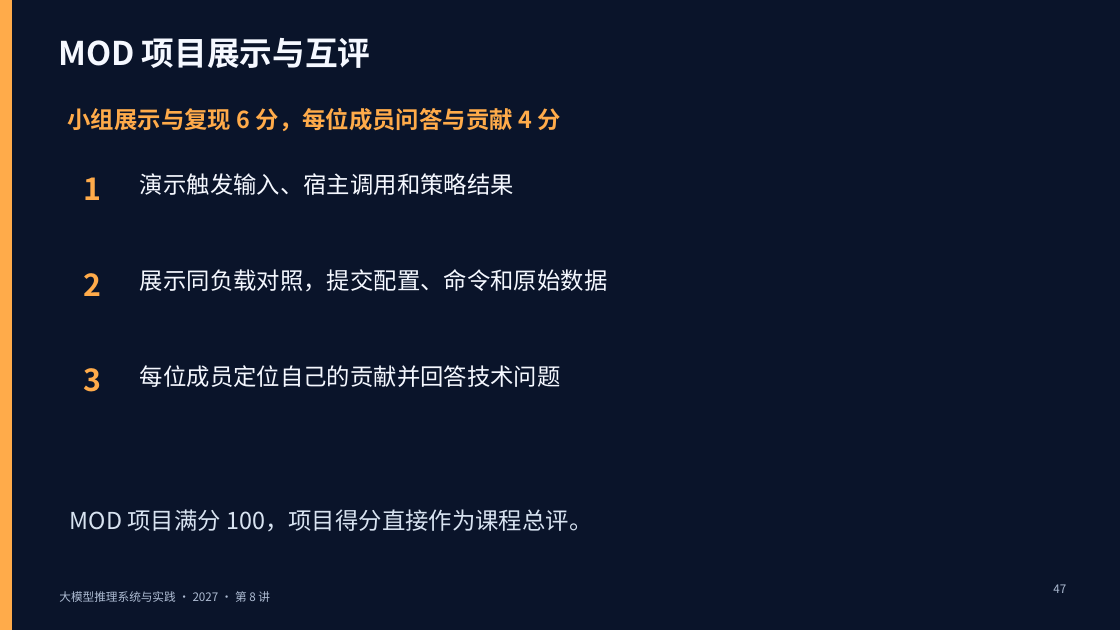
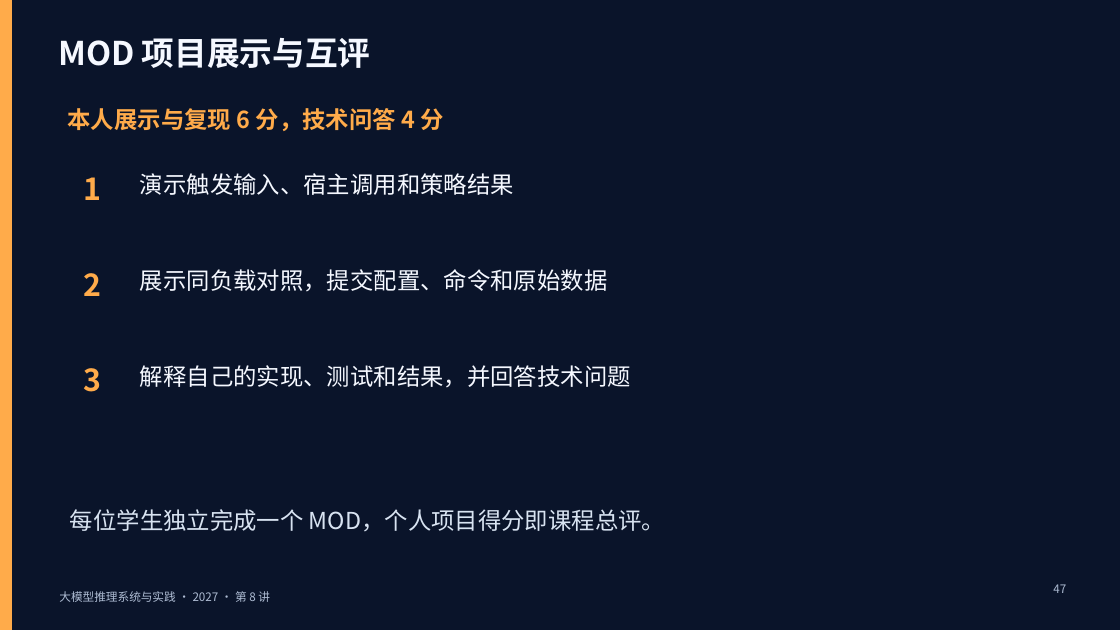
Before and after one commit to vLLM-HUST/intro-to-llm-inference-engines, a slide deck: slide 47 of build/slides/2027/lectures-8-pptx/第08讲_论文比较与实验验证.pptx. Drawn at 1120x630 pixels with LibreOffice and Linux fonts; fonts in the diff are those of the drawing. Boxes give left, top, right and bottom in pixels: in the first picture for what was removed or moved away, otherwise in the second. Text is boxed around its words. In the diff, an @@ line names an element or a change of style, - is before the commit and + after.

```diff
--- a/build/slides/2027/lectures-8-pptx/第08讲_论文比较与实验验证.pptx
+++ b/build/slides/2027/lectures-8-pptx/第08讲_论文比较与实验验证.pptx
@@ text at bbox=[68, 108, 443, 131]: text changed @@
-小组展示与复现 6 分，每位成员问答与贡献 4 分
+本人展示与复现 6 分，技术问答 4 分
@@ text at bbox=[140, 365, 631, 388]: text changed @@
-每位成员定位自己的贡献并回答技术问题
+解释自己的实现、测试和结果，并回答技术问题
@@ text at bbox=[70, 509, 665, 531]: text changed @@
-MOD 项目满分 100，项目得分直接作为课程总评。
+每位学生独立完成一个 MOD，个人项目得分即课程总评。
```
Also in this commit, not shown: 15 other files.
